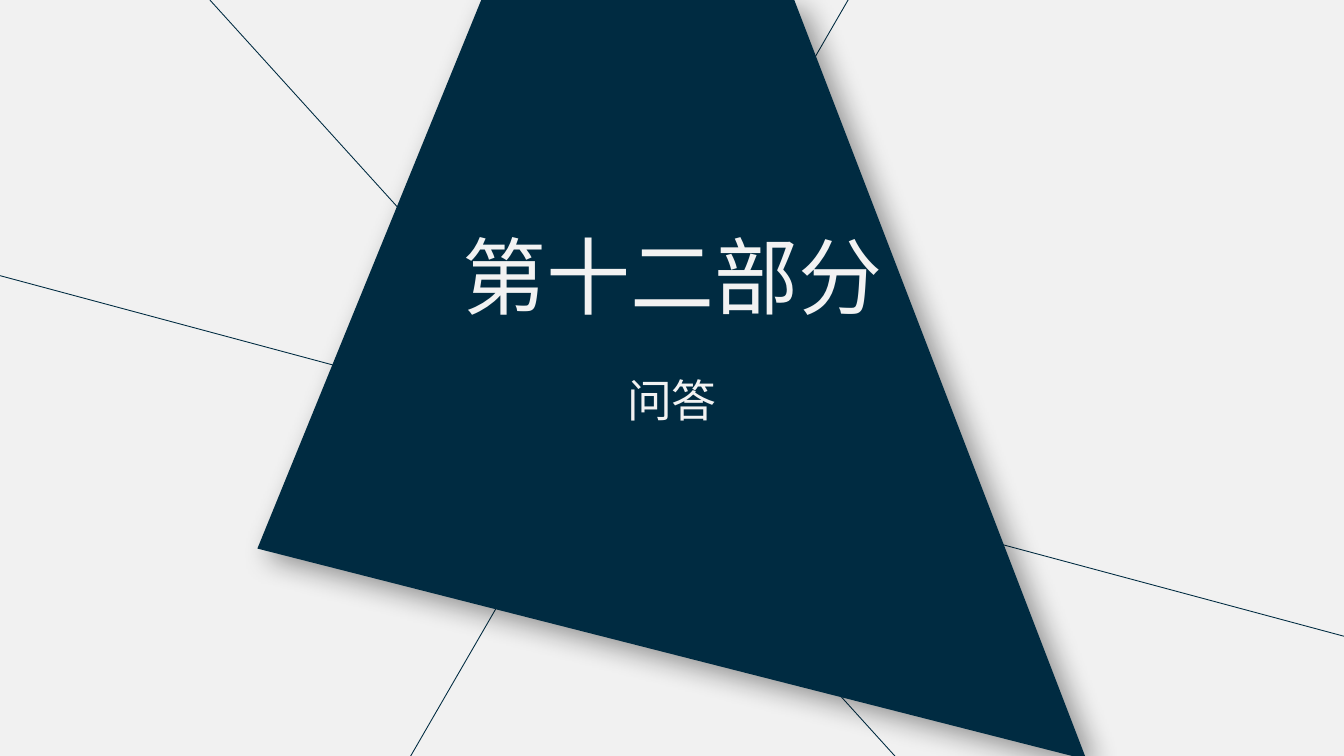
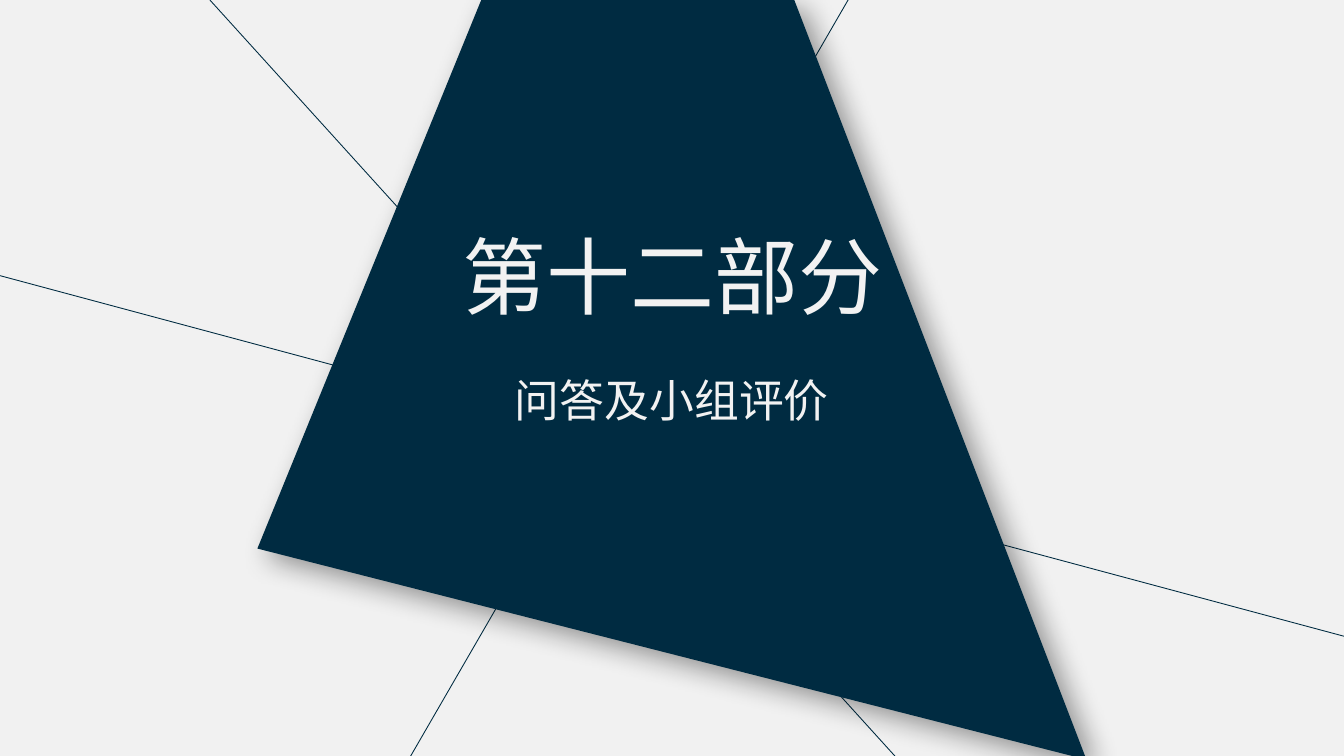
Before and after one commit to PRD2018-G18/PRD2018, a slide deck: slide 72 of 非受控文档/过程文档/UML概述/UML概述（新）.pptx. Drawn at 1344x756 pixels with LibreOffice and Linux fonts; fonts in the diff are those of the drawing. Boxes give left, top, right and bottom in pixels: in the first picture for what was removed or moved away, otherwise in the second. Text is boxed around its words. In the diff, an @@ line names an element or a change of style, - is before the commit and + after.

Commit message:
添加小组评价

```diff
--- a/非受控文档/过程文档/UML概述/UML概述（新）.pptx
+++ b/非受控文档/过程文档/UML概述/UML概述（新）.pptx
@@ text at (515, 379, 829, 421): text changed @@
-问答
+问答及小组评价
```
Also in this commit, not shown: 3 other slides changed.
